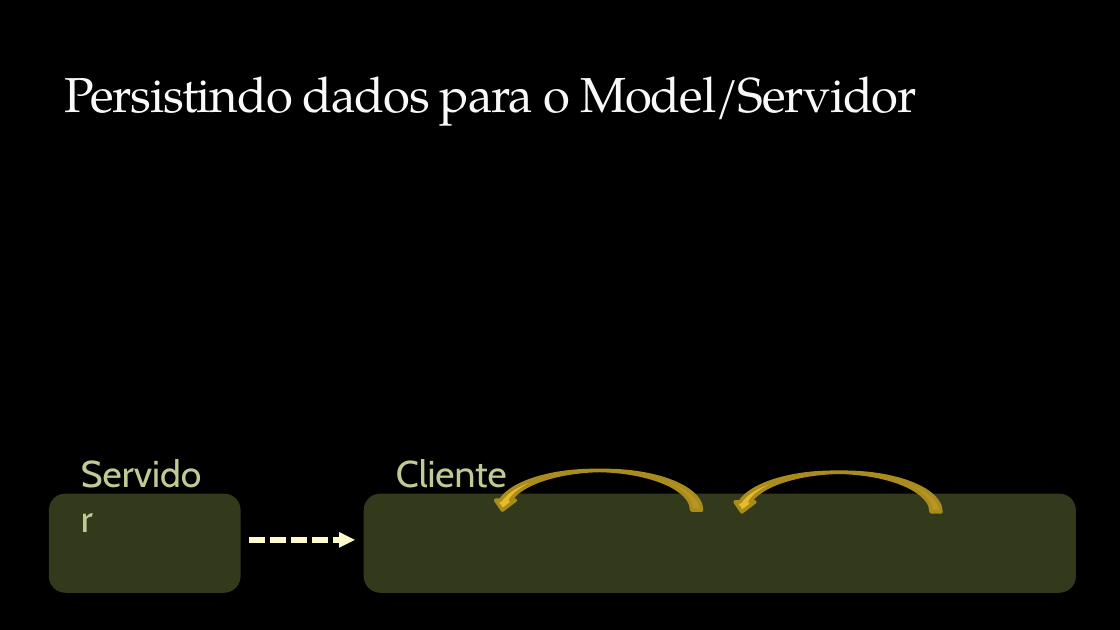
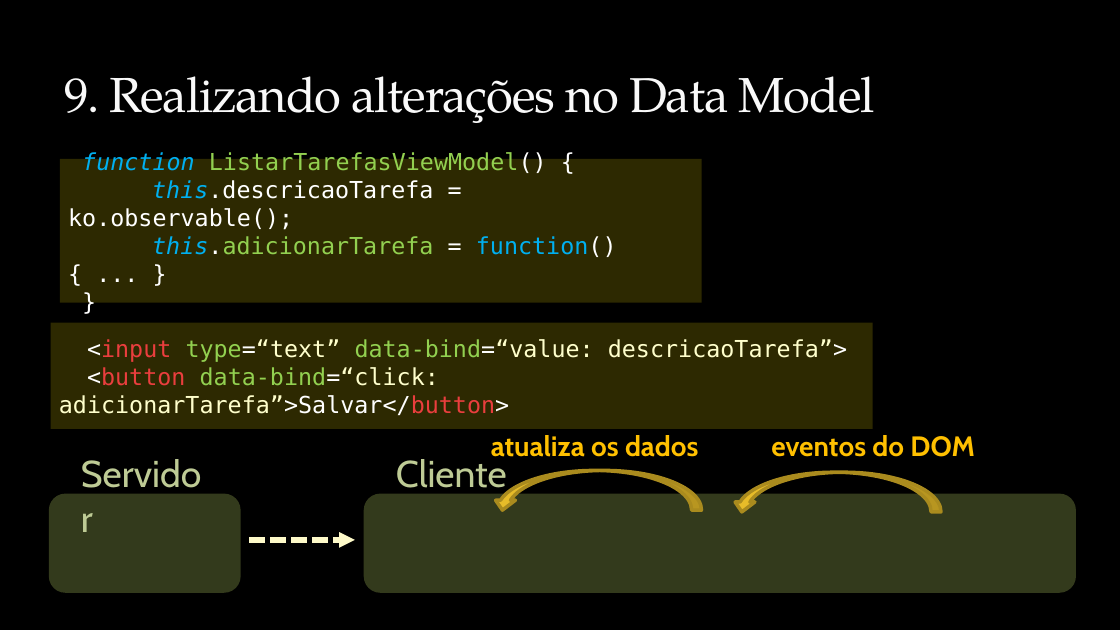
Before and after one commit to rodrigolessa/Sample.Kadastro.Knockout, a slide deck: slide 18 of Apresentacao.Knockout.JS/Knockout.JS.2014.04.pptx (slide 16 before the commit). Drawn at 1120x630 pixels with LibreOffice and Linux fonts; fonts in the diff are those of the drawing; background and template pictures are left out. Boxes give left, top, right and bottom in pixels: in the first picture for what was removed or moved away, otherwise in the second. Text is boxed around its words. In the diff, an @@ line names an element or a change of style, - is before the commit and + after.

```diff
--- a/Apresentacao.Knockout.JS/Knockout.JS.2014.04.pptx
+++ b/Apresentacao.Knockout.JS/Knockout.JS.2014.04.pptx
@@ title at (64,76,874,123): text changed @@
-Persistindo dados para o Model/Servidor
+9. Realizando alterações no Data Model
@@ rectangle added at (60,159,702,302), fill #2D2901, 20 pt, text #FFFFFF @@
+function ListarTarefasViewModel() {
+this.descricaoTarefa = ko.observable();
+this.adicionarTarefa = function() { ... }
+}
@@ rectangle added at (50,323,873,429), fill #2D2901, 20 pt, text #FFFFCC @@
+<input type=“text” data-bind=“value: descricaoTarefa”>
+<button data-bind=“click: adicionarTarefa”>Salvar</button>
@@ text added at (491,435,698,457), 24 pt, text #FFC000, bold @@
+atualiza os dados
@@ text added at (771,435,975,457), 24 pt, text #FFC000, bold @@
+eventos do DOM
```
Also in this commit, not shown: 10 other slides changed, 3 slides added, 3 other files.
